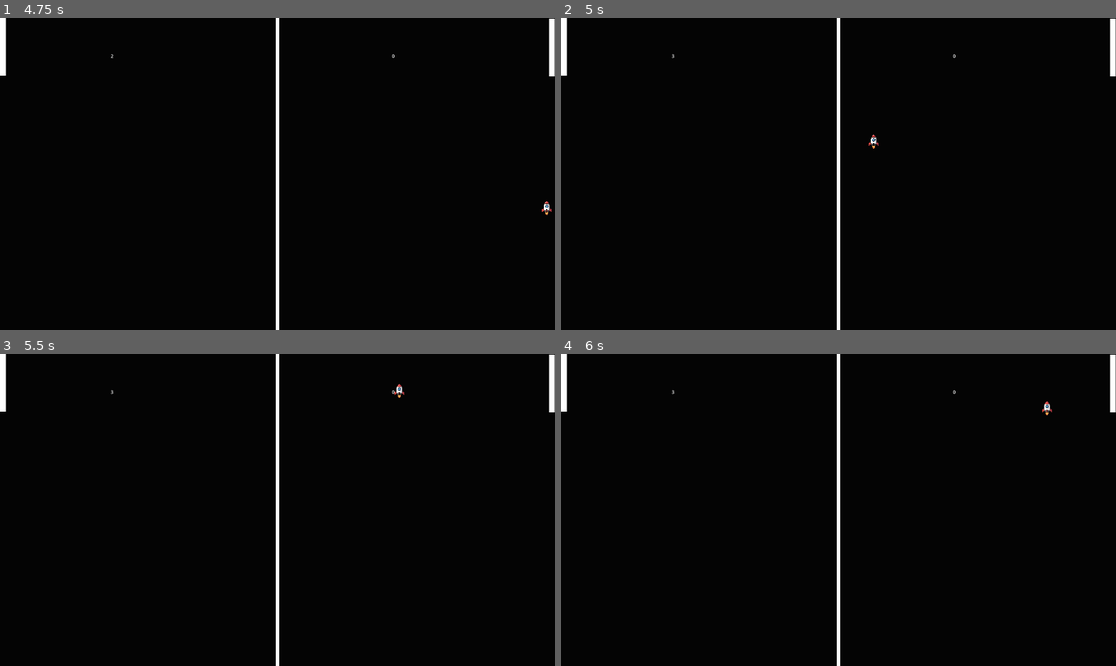
Above: before the commit, frames 1-4 (two rows, left to right).
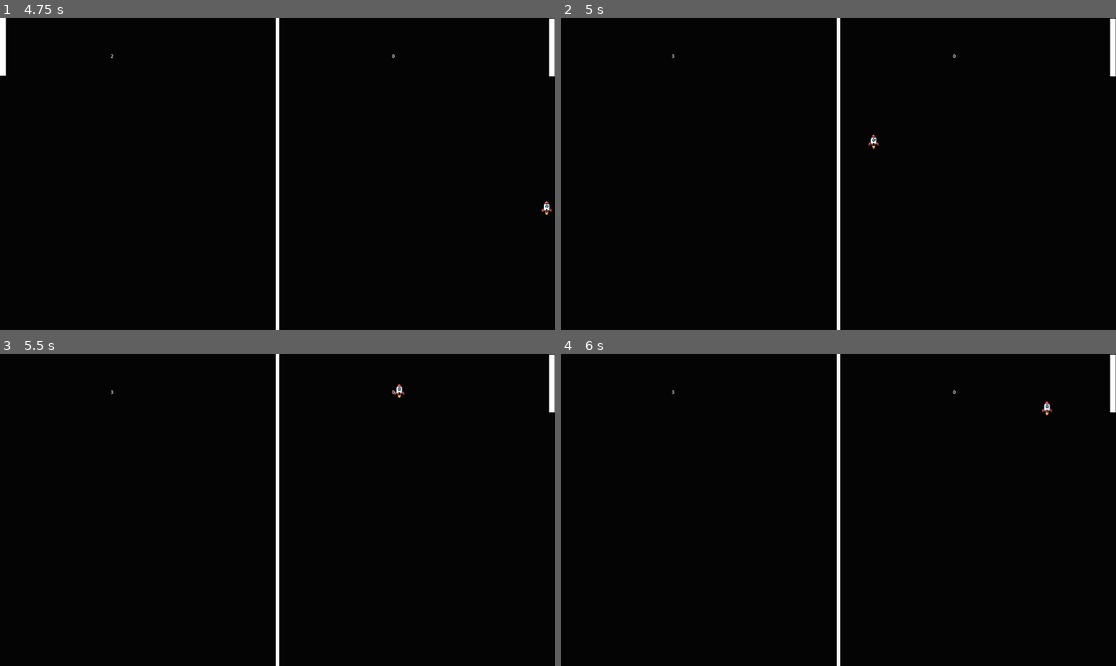
Above: after the commit, the same moments.

Repository: shaka9527/pinball
Game: Godot game, scene res://background/background.tscn
Two runs of this game, one before a commit and one after it. Both use one fixed random seed, a clock stepped at 60 frames per second and the inputs below.
Inputs:
- Up to frame 1 (4.75 s): tap Enter at 1.25 s; tap Space at 4.25 s
- Up to frame 2 (5 s): no input
- Up to frame 3 (5.5 s): no input
- Up to frame 4 (6 s): no input

Frame 1 is identical in both runs. In frame 2, 0.2% of the frame differs, in the area x 0-2%, y 0-19%; in frame 3, 0.2%; in frame 4, 0.2%.

Commit message:
plank
这是一个由Godot游戏引擎实现的，由GScript语言开发的“乒乓桌球”游戏。
其中作为球的元素是一个小火箭。
我现在需要为每个玩家添加操控的面板大小变换和得分能力变化的功能。
1、当玩家连续击败对手3次时，玩家控制的面板会缩短初始的三分之一。同时得分能力会变为初始的一倍。
2、在此状态下，玩家继续击败对手3次面板将再次缩短初始的三分之一。同时得分能力会变为初始的二倍。
3、玩家如果在面板缩短的情况下出现了失败。则面板重置到初始长度。同时获得的额外得分将进行扣除。

Diff:
--- a/Score/ScoreCounter.gd
+++ b/Score/ScoreCounter.gd
@@ -3,10 +3,14 @@
 class Score :
 	var scoreType:int
 	var scoreValue:int
+	var consecutiveWins: int = 0
+	var scoreMultiplier: int = 1
 
 	func _init(scoreType:int, scoreValue:int) -> void:
 		self.scoreType = scoreType
 		self.scoreValue = scoreValue
+		self.consecutiveWins = 0
+		self.scoreMultiplier = 1
 
 enum SCORE_TYPE {LEFT = 1, RIGHT = 2}
 enum SCORE_LEVE {LEVEL1 = 1, LEVEL2 = 2}
--- a/players/player.gd
+++ b/players/player.gd
@@ -1,12 +1,43 @@
 extends Boundary
 
 @export var playerName:String = ""
+@export var playerType:int # 1 for left, 2 for right
 
 const ACTION_NAME_UP:String = "Up"
-
 const ACTION_NAME_DOWN:String = "Down"
 
 var playerMoveSpeedParam:float = 11.2
+var initial_panel_height:float = 0.0 # 初始面板高度
+var consecutive_wins: int = 0
+var score_multiplier: int = 1
+
+# Called when the node enters the scene tree for the first time.
+func _ready() -> void:
+	# 保存初始面板高度
+	var color_rect = $ColorRect
+	var collision_shape = $CollisionShape2D
+
+	if color_rect:
+		initial_panel_height = color_rect.size.y
+	elif collision_shape and collision_shape.shape:
+		initial_panel_height = collision_shape.shape.size.y
+
+	# 确保初始面板高度不为零
+	if initial_panel_height <= 0:
+		initial_panel_height = 200.0 # 默认高度
+	pass
+
+# 设置面板高度
+func set_panel_height(height: float):
+	var color_rect = $ColorRect
+	var collision_shape = $CollisionShape2D
+
+	if color_rect:
+		color_rect.size.y = height
+
+	if collision_shape and collision_shape.shape:
+		collision_shape.shape.size.y = height
+	pass
 
 func _physics_process(delta: float) -> void:
 	for i in get_overlapping_areas():
--- a/players/player_scene.tscn
+++ b/players/player_scene.tscn
@@ -11,6 +11,7 @@
 [node name="player1" type="Area2D" parent="."]
 script = ExtResource("1_yg0c1")
 playerName = "player1"
+playerType = 1
 direction = "Left"
 
 [node name="ColorRect" type="ColorRect" parent="player1"]
@@ -25,6 +26,7 @@
 position = Vector2(1899, 2)
 script = ExtResource("1_yg0c1")
 playerName = "player2"
+playerType = 2
 direction = "Right"
 
 [node name="ColorRect" type="ColorRect" parent="player2"]
--- a/rocket_scene/Rocket.gd
+++ b/rocket_scene/Rocket.gd
@@ -33,11 +33,90 @@
 func resetPosition():
 	setPosition(defaultPosition)
 
+	var winner_type:int
+	var loser_type:int
+
 	if positionMoveValue.x < 0 :
-		ScoreCounter.scoreUp(ScoreCounter.SCORE_TYPE.RIGHT
-		,ScoreCounter.SCORE_LEVE.LEVEL1)
+		# 球从左边界飞出，右侧玩家得分
+		winner_type = ScoreCounter.SCORE_TYPE.RIGHT
+		loser_type = ScoreCounter.SCORE_TYPE.LEFT
 	elif positionMoveValue.x > 0 :
-		ScoreCounter.scoreUp(ScoreCounter.SCORE_TYPE.LEFT
-		,ScoreCounter.SCORE_LEVE.LEVEL1)
+		# 球从右边界飞出，左侧玩家得分
+		winner_type = ScoreCounter.SCORE_TYPE.LEFT
+		loser_type = ScoreCounter.SCORE_TYPE.RIGHT
 
+	# 更新得分和连胜
+	update_score_and_consecutive_wins(winner_type, loser_type)
 	pass
+
+func update_score_and_consecutive_wins(winner_type:int, loser_type:int):
+	# 获取赢家和输家的分数数据
+	var winner_score = ScoreCounter.scoreDB[winner_type - 1]
+	var loser_score = ScoreCounter.scoreDB[loser_type - 1]
+
+	# 计算加分前的乘数和连胜，用于后续可能的扣除
+	var old_winner_multiplier = winner_score.scoreMultiplier
+
+	# 增加赢家的连胜次数
+	winner_score.consecutiveWins += 1
+
+	# 计算得分乘数
+	var multiplier = 1
+	if winner_score.consecutiveWins >= 6:
+		multiplier = 2  # 连续击败6次，得分能力变为初始的二倍
+	elif winner_score.consecutiveWins >= 3:
+		multiplier = 1  # 连续击败3次，得分能力变为初始的一倍
+
+	# 更新得分乘数
+	winner_score.scoreMultiplier = multiplier
+
+	# 增加得分
+	winner_score.scoreValue += multiplier
+
+	# 重置输家的连胜和得分乘数
+	var old_loser_multiplier = loser_score.scoreMultiplier
+	loser_score.consecutiveWins = 0
+	loser_score.scoreMultiplier = 1
+
+	# 计算输家需要扣除的额外得分
+	if old_loser_multiplier > 1:
+		# 输家之前有额外得分，需要扣除
+		var extra_points = old_loser_multiplier - 1
+		loser_score.scoreValue -= extra_points
+		# 确保分数不低于0
+		if loser_score.scoreValue < 0:
+			loser_score.scoreValue = 0
+
+	# 更新玩家面板大小
+	update_player_panel_size()
+	pass
+
+func update_player_panel_size():
+	# 获取场景中的玩家节点
+	var left_player = get_tree().get_root().get_node("Node/PlayerScene/player1")  # 根据实际场景结构修改
+	var right_player = get_tree().get_root().get_node("Node/PlayerScene/player2")  # 根据实际场景结构修改
+
+	# 更新左侧玩家面板
+	if left_player:
+		var left_score = ScoreCounter.scoreDB[ScoreCounter.SCORE_TYPE.LEFT - 1]
+		var new_height = left_player.initial_panel_height
+
+		if left_score.consecutiveWins >= 6:
+			new_height = left_player.initial_panel_height * (1/3)  # 缩短为初始的1/3
+		elif left_score.consecutiveWins >= 3:
+			new_height = left_player.initial_panel_height * (2/3)  # 缩短为初始的2/3
+
+		left_player.set_panel_height(new_height)
+
+	# 更新右侧玩家面板
+	if right_player:
+		var right_score = ScoreCounter.scoreDB[ScoreCounter.SCORE_TYPE.RIGHT - 1]
+		var new_height = right_player.initial_panel_height
+
+		if right_score.consecutiveWins >= 6:
+			new_height = right_player.initial_panel_height * (1/3)  # 缩短为初始的1/3
+		elif right_score.consecutiveWins >= 3:
+			new_height = right_player.initial_panel_height * (2/3)  # 缩短为初始的2/3
+
+		right_player.set_panel_height(new_height)
+	pass
